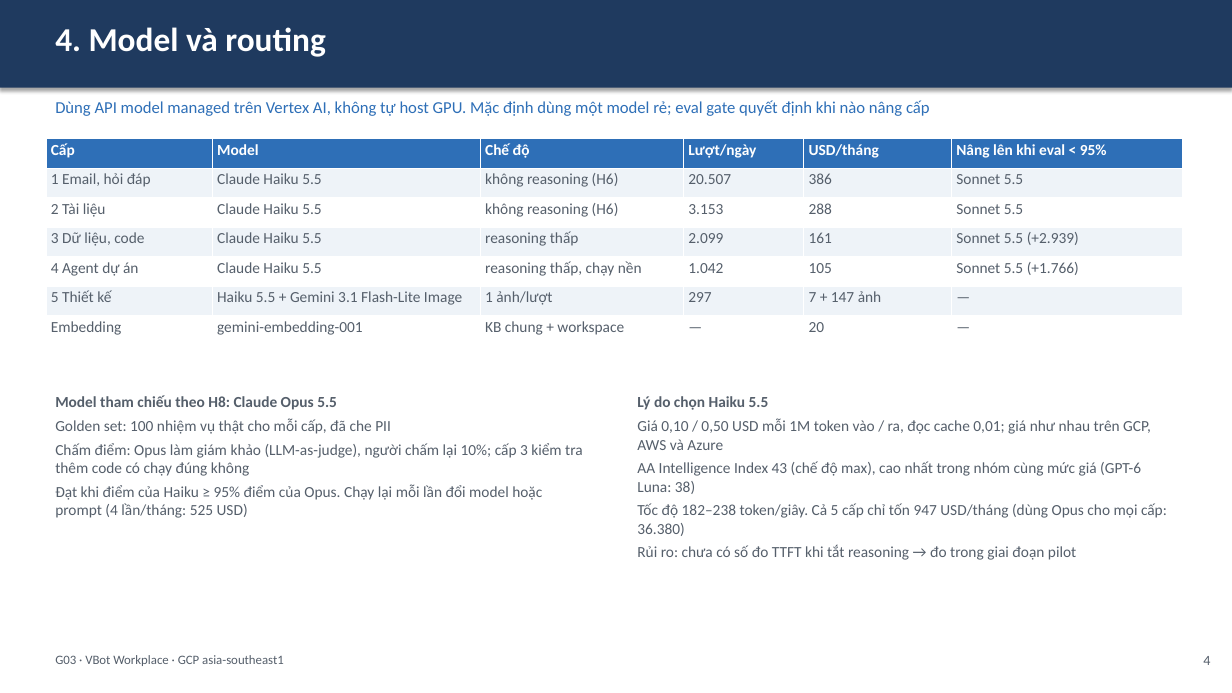
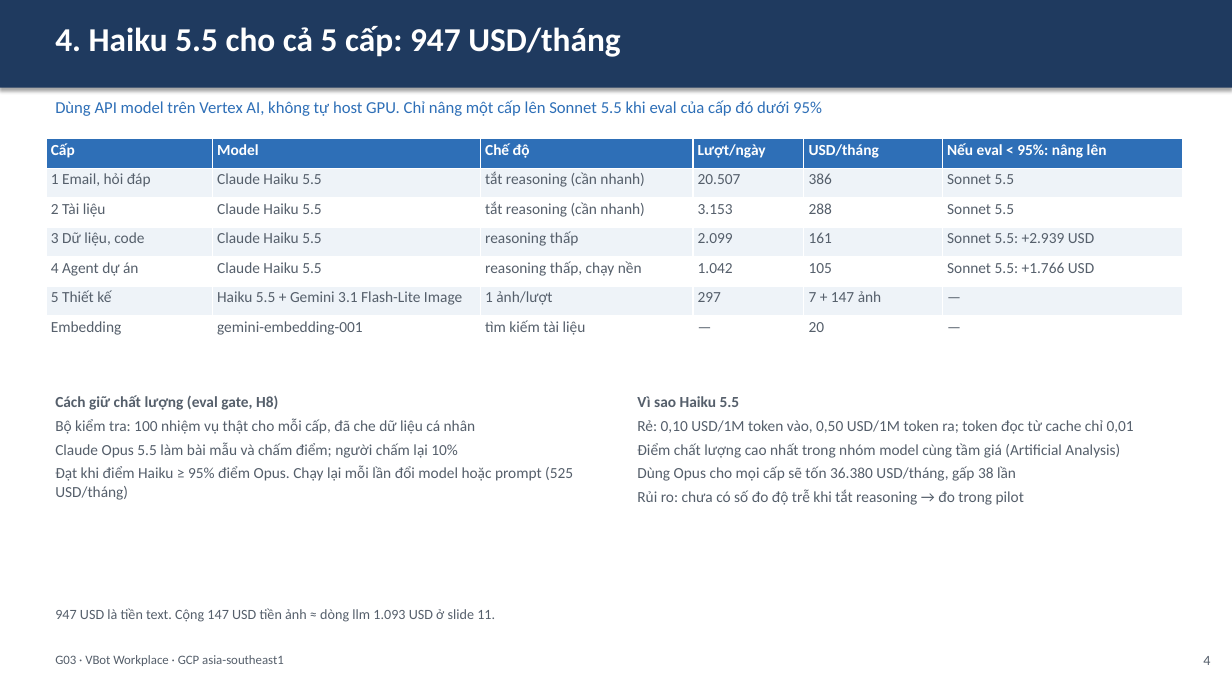
Before and after one commit to anhltsefpt/VBot-production-capstone, a slide deck: slide 6 of anh-le/G03_slide.pptx (slide 5 before the commit). Drawn at 1232x693 pixels with LibreOffice and Linux fonts; fonts in the diff are those of the drawing. Boxes give left, top, right and bottom in pixels: in the first picture for what was removed or moved away, otherwise in the second. Text is boxed around its words. In the diff, an @@ line names an element or a change of style, - is before the commit and + after.

```diff
--- a/anh-le/G03_slide.pptx
+++ b/anh-le/G03_slide.pptx
@@ text at (55, 26, 620, 57): text changed @@
-4. Model và routing
+4. Haiku 5.5 cho cả 5 cấp: 947 USD/tháng
@@ text at (55, 100, 822, 116): text changed @@
-Dùng API model managed trên Vertex AI, không tự host GPU. Mặc định dùng một model rẻ; eval gate quyết định khi nào nâng cấp
+Dùng API model trên Vertex AI, không tự host GPU. Chỉ nâng một cấp lên Sonnet 5.5 khi eval của cấp đó dưới 95%
@@ table at (46, 139, 1183, 346) @@
-row 1, column 6: Nâng lên khi eval < 95%
+row 1, column 6: Nếu eval < 95%: nâng lên
-row 2, column 3: không reasoning (H6)
+row 2, column 3: tắt reasoning (cần nhanh)
-row 3, column 3: không reasoning (H6)
+row 3, column 3: tắt reasoning (cần nhanh)
-row 4, column 6: Sonnet 5.5 (+2.939)
+row 4, column 6: Sonnet 5.5: +2.939 USD
-row 5, column 6: Sonnet 5.5 (+1.766)
+row 5, column 6: Sonnet 5.5: +1.766 USD
-row 7, column 3: KB chung + workspace
+row 7, column 3: tìm kiếm tài liệu
@@ text at (55, 395, 573, 500): text changed @@
-Model tham chiếu theo H8: Claude Opus 5.5
-Golden set: 100 nhiệm vụ thật cho mỗi cấp, đã che PII
-Chấm điểm: Opus làm giám khảo (LLM-as-judge), người chấm lại 10%; cấp 3 kiểm tra thêm code có chạy đúng không
-Đạt khi điểm của Haiku ≥ 95% điểm của Opus. Chạy lại mỗi lần đổi model hoặc prompt (4 lần/tháng: 525 USD)
+Cách giữ chất lượng (eval gate, H8)
+Bộ kiểm tra: 100 nhiệm vụ thật cho mỗi cấp, đã che dữ liệu cá nhân
+Claude Opus 5.5 làm bài mẫu và chấm điểm; người chấm lại 10%
+Đạt khi điểm Haiku ≥ 95% điểm Opus. Chạy lại mỗi lần đổi model hoặc prompt (525 USD/tháng)
@@ text at (637, 396, 1134, 505): text changed @@
-Lý do chọn Haiku 5.5
-Giá 0,10 / 0,50 USD mỗi 1M token vào / ra, đọc cache 0,01; giá như nhau trên GCP, AWS và Azure
-AA Intelligence Index 43 (chế độ max), cao nhất trong nhóm cùng mức giá (GPT-6 Luna: 38)
-Tốc độ 182–238 token/giây. Cả 5 cấp chỉ tốn 947 USD/tháng (dùng Opus cho mọi cấp: 36.380)
-Rủi ro: chưa có số đo TTFT khi tắt reasoning → đo trong giai đoạn pilot
+Vì sao Haiku 5.5
+Rẻ: 0,10 USD/1M token vào, 0,50 USD/1M token ra; token đọc từ cache chỉ 0,01
+Điểm chất lượng cao nhất trong nhóm model cùng tầm giá (Artificial Analysis)
+Dùng Opus cho mọi cấp sẽ tốn 36.380 USD/tháng, gấp 38 lần
+Rủi ro: chưa có số đo độ trễ khi tắt reasoning → đo trong pilot
@@ text added at (55, 608, 495, 622), 11 pt, text #555F6B @@
+947 USD là tiền text. Cộng 147 USD tiền ảnh ≈ dòng llm 1.093 USD ở slide 11.
```
Also in this commit, not shown: 11 other slides changed, 4 slides added, 1 slide removed, 2 other files.
